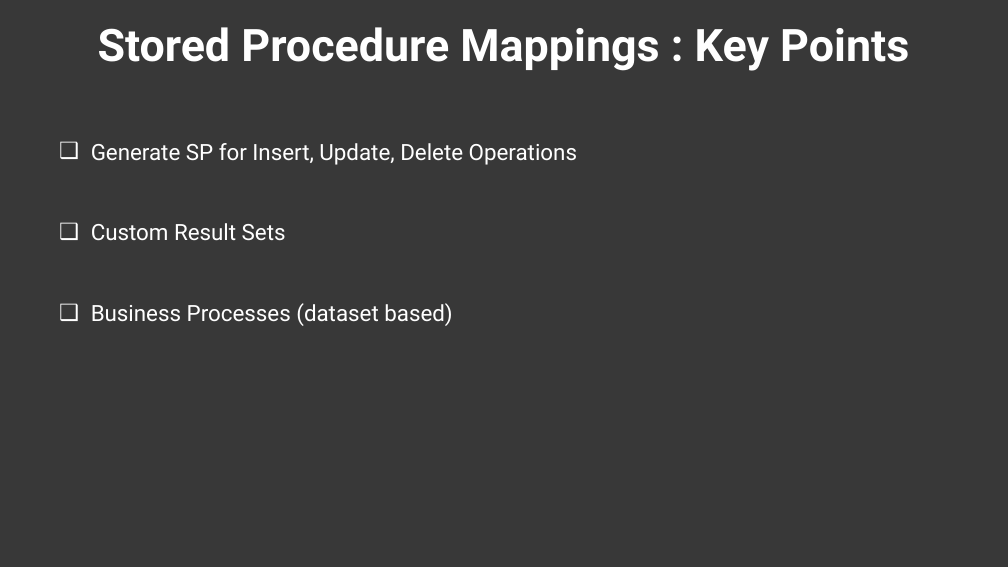
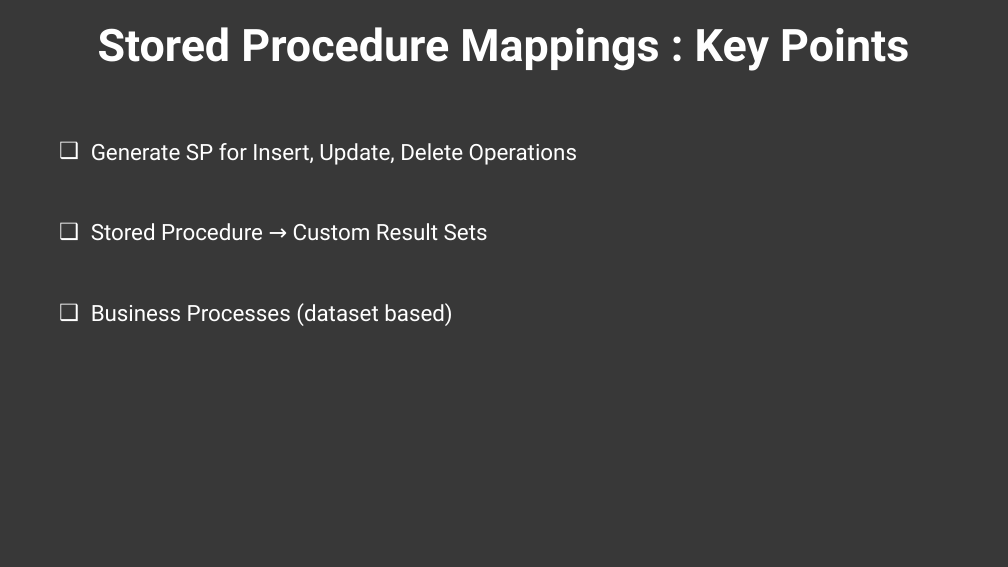
Before and after one commit to ec-council-learning/Entity-Fundamentals-Using-.NET-6, a slide deck: slide 21 of Sections/Section 3/Entity Fundamentals Using .NET 6_Section 3.pptx (slide 18 before the commit). Drawn at 1008x567 pixels with LibreOffice and Linux fonts; fonts in the diff are those of the drawing; background and template pictures are left out; a plain dark background stands for a picture behind light text. Boxes give left, top, right and bottom in pixels: in the first picture for what was removed or moved away, otherwise in the second. Text is boxed around its words. In the diff, an @@ line names an element or a change of style, - is before the commit and + after.

```diff
--- a/Sections/Section 3/Entity Fundamentals Using .NET 6_Section 3.pptx
+++ b/Sections/Section 3/Entity Fundamentals Using .NET 6_Section 3.pptx
@@ text at [91,223,488,240]: text changed @@
-❑ Custom Result Sets
+❑ Stored Procedure → Custom Result Sets
```
Also in this commit, not shown: 2 other slides changed, 3 slides added, 26 other files.
